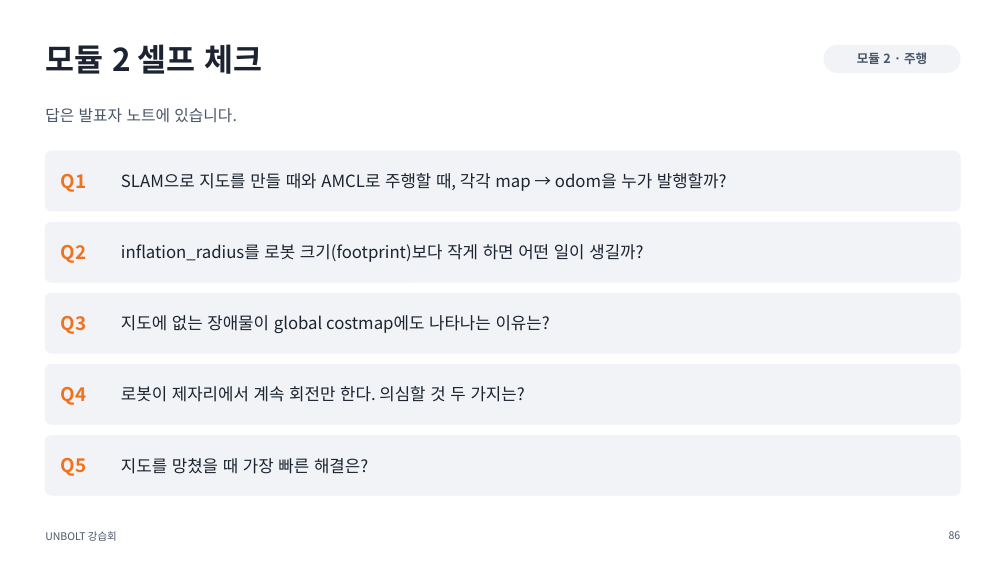
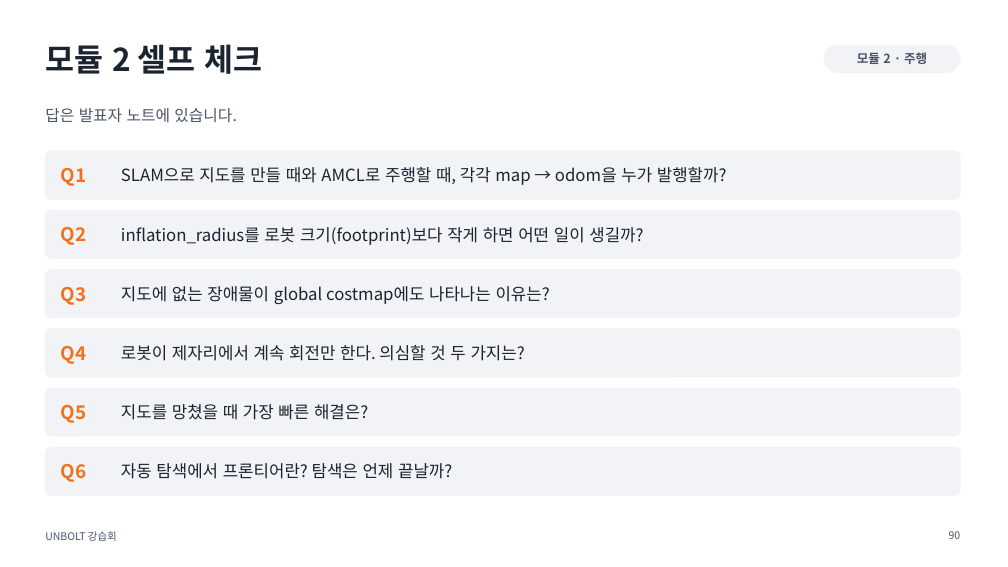
Before and after one commit to sejiny3/AIRLAB, a slide deck: slide 90 of workshop/slides/UNBOLT_workshop.pptx (slide 86 before the commit). Drawn at 1008x567 pixels with LibreOffice and Linux fonts; fonts in the diff are those of the drawing. Boxes give left, top, right and bottom in pixels: in the first picture for what was removed or moved away, otherwise in the second. Text is boxed around its words. In the diff, an @@ line names an element or a change of style, - is before the commit and + after.

```diff
--- a/workshop/slides/UNBOLT_workshop.pptx
+++ b/workshop/slides/UNBOLT_workshop.pptx
@@ rounded rectangle: place and size @@
-rounded rectangle at [45, 151, 960, 211]
+rounded rectangle at [45, 151, 960, 199]
@@ text "Q1": place and size @@
-text "Q1" at [61, 173, 87, 192]
+text "Q1" at [61, 167, 87, 186]
@@ text "SLAM으로 지도를 만들 때와 AMCL로 ...": place and size @@
-text "SLAM으로 지도를 만들 때와 AMCL로 ..." at [121, 173, 727, 191]
+text "SLAM으로 지도를 만들 때와 AMCL로 ..." at [121, 167, 727, 185]
@@ rounded rectangle: place and size @@
-rounded rectangle at [45, 222, 960, 282]
+rounded rectangle at [45, 210, 960, 258]
@@ text "Q2": place and size @@
-text "Q2" at [61, 244, 87, 263]
+text "Q2" at [61, 226, 87, 245]
@@ text "inflation_radius를 로봇 크기(footprint)보다 작게 하면 ...": place and size @@
-text "inflation_radius를 로봇 크기(footprint)보다 작게 하면 ..." at [121, 244, 643, 262]
+text "inflation_radius를 로봇 크기(footprint)보다 작게 하면 ..." at [121, 227, 643, 245]
@@ rounded rectangle: place and size @@
-rounded rectangle at [45, 293, 960, 353]
+rounded rectangle at [45, 270, 960, 318]
@@ text "Q3": place and size @@
-text "Q3" at [61, 315, 87, 334]
+text "Q3" at [61, 286, 87, 305]
@@ text "지도에 없는 장애물이 global costmap에도 ...": place and size @@
-text "지도에 없는 장애물이 global costmap에도 ..." at [121, 315, 550, 333]
+text "지도에 없는 장애물이 global costmap에도 ..." at [121, 286, 550, 304]
@@ rounded rectangle: place and size @@
-rounded rectangle at [45, 364, 960, 424]
+rounded rectangle at [45, 329, 960, 377]
@@ text "Q4": place and size @@
-text "Q4" at [61, 386, 87, 405]
+text "Q4" at [61, 345, 87, 364]
@@ text "로봇이 제자리에서 계속 회전만 한다. ...": place and size @@
-text "로봇이 제자리에서 계속 회전만 한다. ..." at [121, 386, 525, 402]
+text "로봇이 제자리에서 계속 회전만 한다. ..." at [121, 345, 525, 361]
@@ proportions changed in 5 elements at [45, 151, 960, 199], [45, 210, 960, 258], [45, 270, 960, 318], [45, 329, 960, 377], [45, 388, 960, 436] @@
@@ rounded rectangle: place and size @@
-rounded rectangle at [45, 436, 960, 495]
+rounded rectangle at [45, 388, 960, 436]
@@ text "Q5": place and size @@
-text "Q5" at [61, 457, 87, 476]
+text "Q5" at [61, 404, 87, 423]
@@ text "지도를 망쳤을 때 가장 빠른 ...": place and size @@
-text "지도를 망쳤을 때 가장 빠른 ..." at [121, 458, 368, 474]
+text "지도를 망쳤을 때 가장 빠른 ..." at [121, 404, 368, 420]
@@ rounded rectangle added at [45, 448, 960, 495], fill #F1F3F6, outline #F1F3F6 1 pt @@
@@ text added at [61, 463, 87, 482], 18 pt, text #F2711C, bold @@
+Q6
@@ text added at [121, 463, 452, 479], 16 pt, text #1B2430 @@
+자동 탐색에서 프론티어란? 탐색은 언제 끝날까?
@@ page number at [949, 531, 961, 539]: text changed @@
-86
+90
```
Also in this commit, not shown: 5 other slides changed, 4 slides added, 29 other files.
